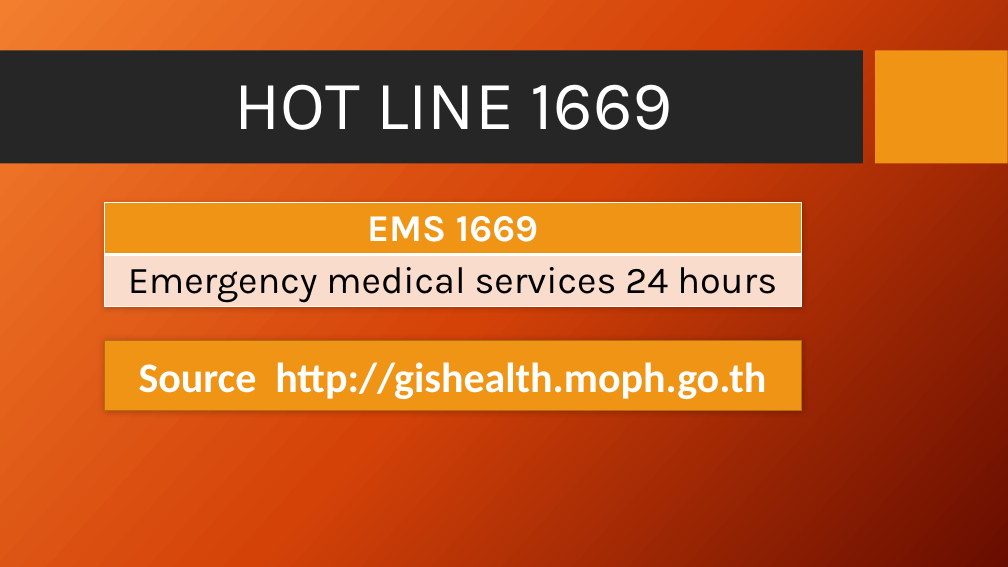
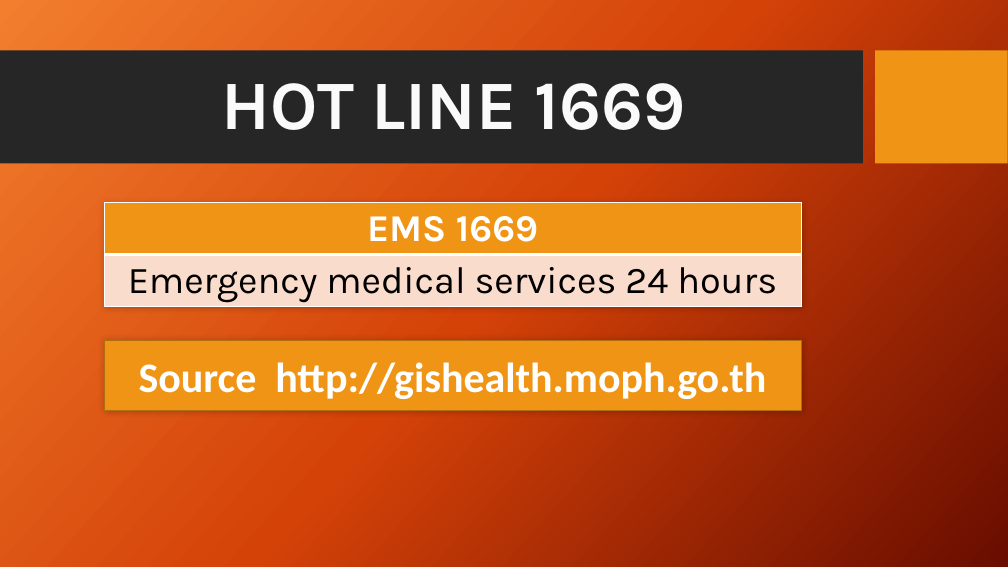
Before and after one commit to joblackpoc/Jobs_SSJ, a slide deck: slide 9 of gishealth_Eng.pptx (slide 8 before the commit). Drawn at 1008x567 pixels with LibreOffice and Linux fonts; fonts in the diff are those of the drawing; background and template pictures are left out. Boxes give left, top, right and bottom in pixels: in the first picture for what was removed or moved away, otherwise in the second. Text is boxed around its words. In the diff, an @@ line names an element or a change of style, - is before the commit and + after.

```diff
--- a/gishealth_Eng.pptx
+++ b/gishealth_Eng.pptx
@@ title "HOT LINE 1669" at bbox=[221, 83, 686, 130]: text colour #FFFFFF to pattern #E7E6E6 on #FAFAFA, letter outline none to #AFABAB 1 pt, bold on @@
```
Also in this commit, not shown: 3 other slides changed, 4 slides added, 3 slides removed, 2 other files.
